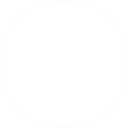
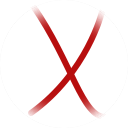
Before/after of a 128 x 128 layered artwork. What changed in the layer stack:
added layer "Red Cross" above "Faktyczna" over 28, 5, 106, 119
